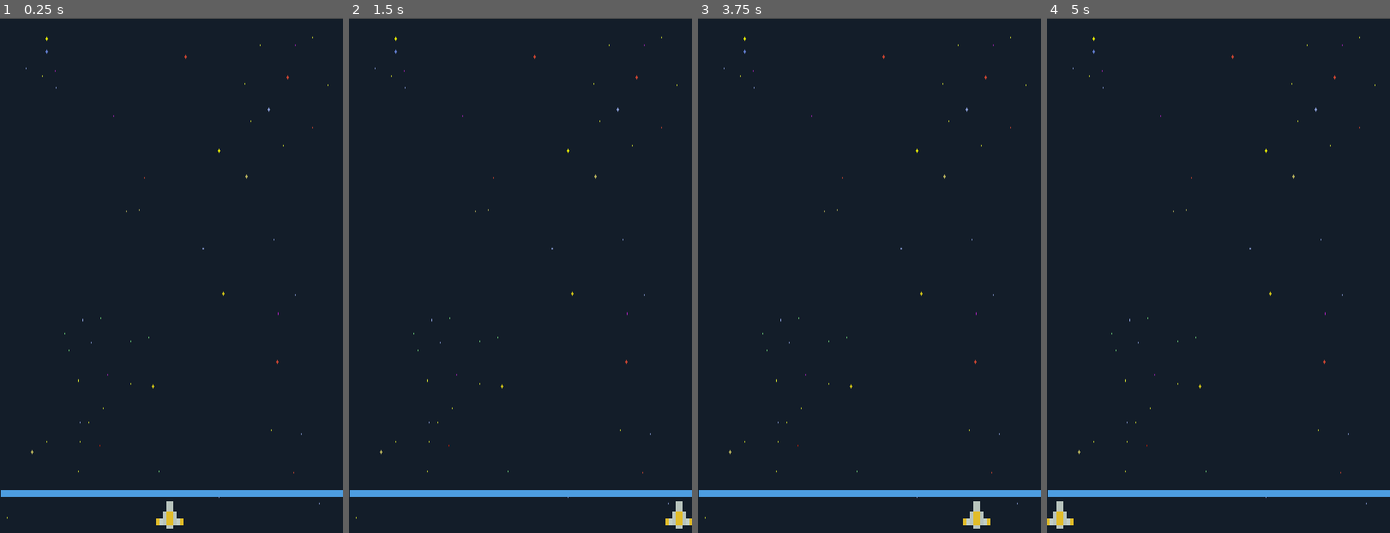
Above: before the commit, frames 1-4 (left to right).
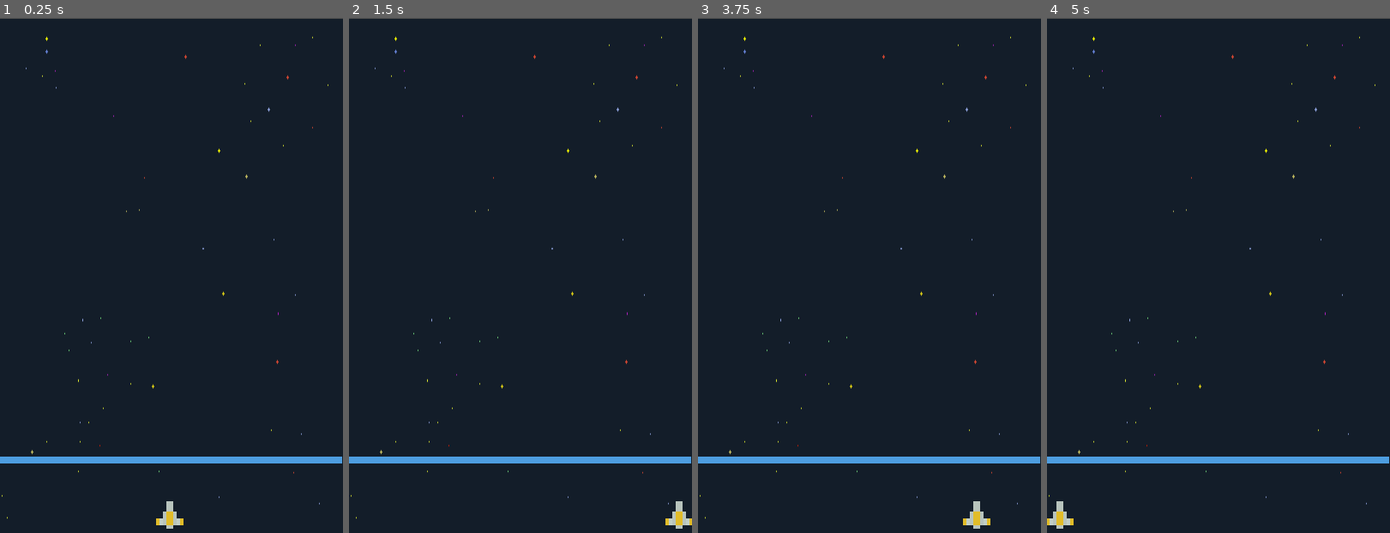
Above: after the commit, the same moments.

Repository: himanshusapkota/space-shooter
Game: Godot game, scene res://main.tscn
The game is run twice, just before and just after one commit, with the same random seed, the same clock (stepped at 60 frames per second) and the same inputs.
Inputs (mouse positions are in pixels of both pictures, inside the frame that each line leads up to):
- Up to frame 1 (0.25 s): no input
- Up to frame 2 (1.5 s): tap Enter at 0.5 s; move the mouse to (595, 249) at 0.52 s; hold Right (right) 0.53-1.28 s; tap Alt at 0.6 s; click (595, 249) at 0.67 s; move the mouse to (451, 301) at 1.27 s; hold Down from 1.28 s (still down); tap Shift at 1.35 s
- Up to frame 3 (3.75 s): tap Space at 2, 3.5 s; move the mouse to (903, 162) at 2.02 s; release Down at 2.03 s; hold Right (right) 2.03-2.78 s; tap Alt at 2.1, 3.6 s; tap Enter at 2.75 s; move the mouse to (852, 378) at 2.77 s; hold Up 2.78-3.53 s; tap Shift at 2.85 s; click (852, 378) at 2.92 s; move the mouse to (972, 352) at 3.52 s; hold Left (left) from 3.53 s (still down)
- Up to frame 4 (5 s): keep holding Left (left); move the mouse to (1115, 198) at 4.27 s; tap Shift at 4.35 s

The runs differ from the first frame. In frame 1, 2.7% of the frame differs, in the area x 0-100%, y 85-93%; in frame 2, 2.7%; in frame 3, 2.7%; in frame 4, 2.7%.

Commit message:
I was Crying TBH

Diff:
--- a/Entities/Bullet/bullet.tscn
+++ b/Entities/Bullet/bullet.tscn
@@ -2,7 +2,17 @@
 
 [ext_resource type="Texture2D" uid="uid://b2spmx6mhc0oa" path="res://assets/pixel_laser_yellow.png" id="1_vkx67"]
 
+[sub_resource type="RectangleShape2D" id="RectangleShape2D_h2yge"]
+size = Vector2(8, 17)
+
 [node name="Bullet" type="Node2D" unique_id=471423397]
 
 [node name="BulletSprite" type="Sprite2D" parent="." unique_id=171392840]
+position = Vector2(0, 1)
+scale = Vector2(0.63, 0.5222223)
 texture = ExtResource("1_vkx67")
+
+[node name="BulletArea" type="Area2D" parent="." unique_id=1185859833]
+
+[node name="CollisionShape2D" type="CollisionShape2D" parent="BulletArea" unique_id=918823010]
+shape = SubResource("RectangleShape2D_h2yge")
--- a/Entities/Player/player.gd
+++ b/Entities/Player/player.gd
@@ -2,8 +2,11 @@
 
 var direction: int = 0
 var speed: int = 300
+func _ready():
+	print("Player script is ready!")
 
 func _process(delta):
+	print("process running, direction=", direction)
 	if Input.is_action_pressed("left"):
 		direction = -1
 	elif Input.is_action_pressed("right"):
--- a/main.tscn
+++ b/main.tscn
@@ -20,10 +20,10 @@
 [node name="Area2D" type="Area2D" parent="." unique_id=1338095165]
 
 [node name="HorizontalBarBlue" type="Sprite2D" parent="Area2D" unique_id=2081371498]
-position = Vector2(201, 554)
+position = Vector2(199, 515)
 scale = Vector2(3.076923, 0.8)
 texture = ExtResource("3_h2yge")
 
 [node name="CollisionShape2D" type="CollisionShape2D" parent="Area2D" unique_id=2101840410]
-position = Vector2(199, 554)
+position = Vector2(199, 515)
 shape = SubResource("RectangleShape2D_q03w0")
--- a/project.godot
+++ b/project.godot
@@ -29,6 +29,11 @@
 
 [input]
 
+shoot={
+"deadzone": 0.2,
+"events": [Object(InputEventKey,"resource_local_to_scene":false,"resource_name":"","device":-1,"window_id":0,"alt_pressed":false,"shift_pressed":false,"ctrl_pressed":false,"meta_pressed":false,"pressed":false,"keycode":0,"physical_keycode":32,"key_label":0,"unicode":32,"location":0,"echo":false,"script":null)
+]
+}
 left={
 "deadzone": 0.2,
 "events": [Object(InputEventKey,"resource_local_to_scene":false,"resource_name":"","device":-1,"window_id":0,"alt_press …(195 unchanged characters)…
Empty file added: Entities/player.gd
Not shown, added: Entities/player.gd.uid
